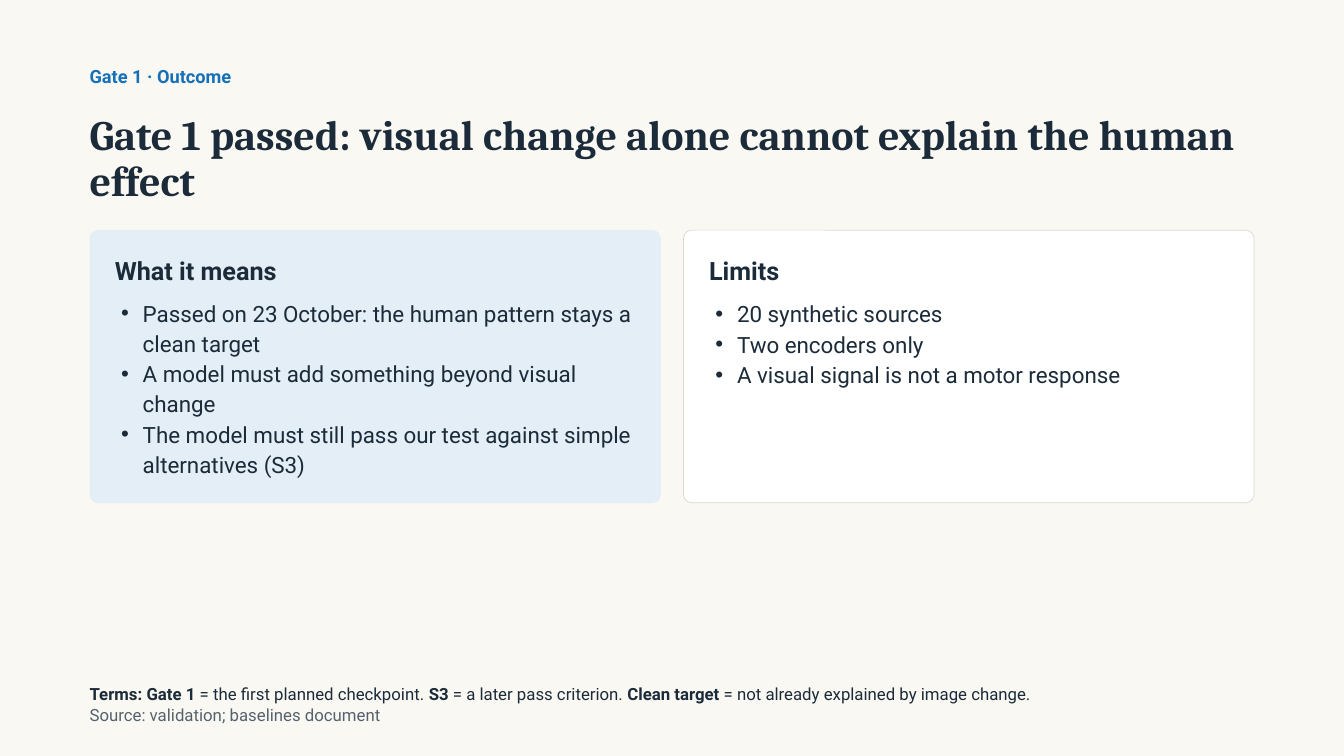
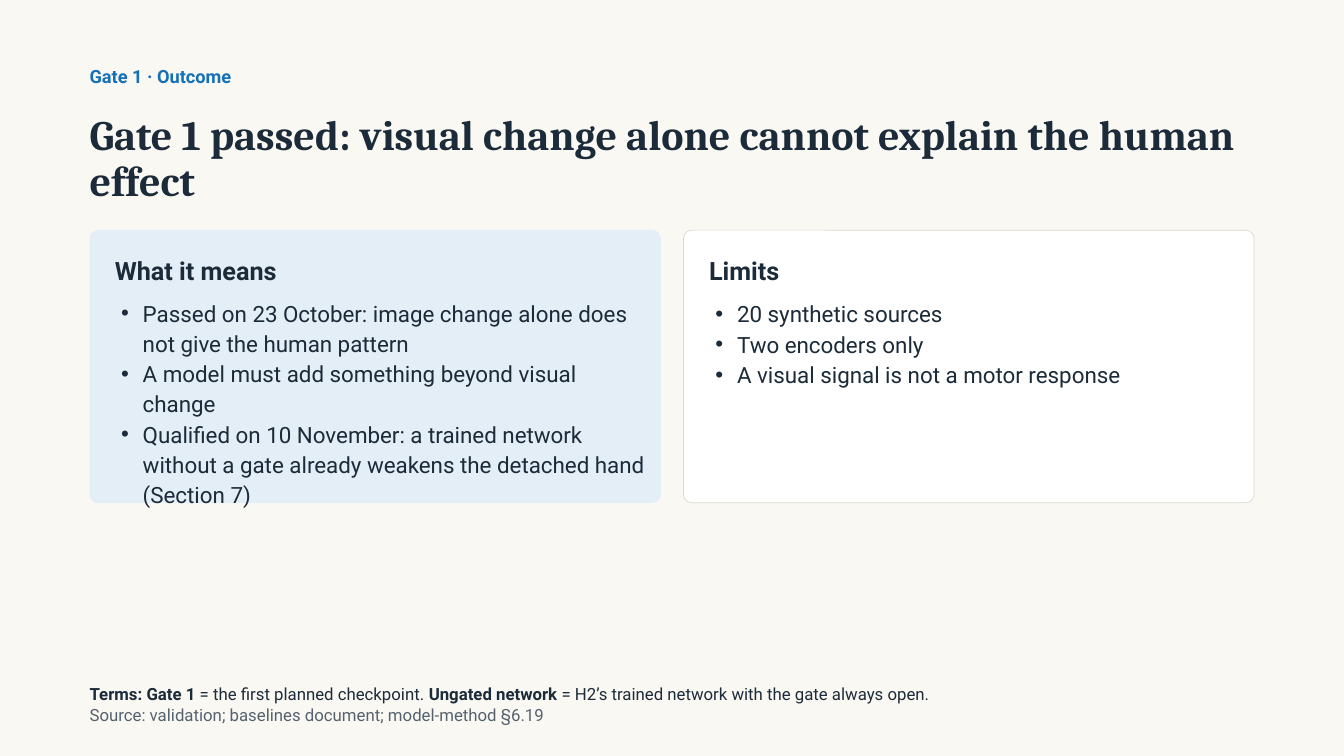
Before and after one commit to emrecandir9/TRDP, a slide deck: slide 48 of docs/TRDP Study Progress.pptx. Drawn at 1344x756 pixels with LibreOffice and Linux fonts; fonts in the diff are those of the drawing. Boxes give left, top, right and bottom in pixels: in the first picture for what was removed or moved away, otherwise in the second. Text is boxed around its words. In the diff, an @@ line names an element or a change of style, - is before the commit and + after.

```diff
--- a/docs/TRDP Study Progress.pptx
+++ b/docs/TRDP Study Progress.pptx
@@ text at (x1=143, y1=305, x2=627, y2=357): text changed @@
-• Passed on 23 October: the human pattern stays a clean target
+• Passed on 23 October: image change alone does not give the human pattern
@@ text at (x1=143, y1=426, x2=644, y2=478): text changed @@
-• The model must still pass our test against simple alternatives (S3)
+• Qualified on 10 November: a trained network without a gate already weakens the detached hand (Section 7)
@@ text at (x1=90, y1=687, x2=930, y2=725): text changed @@
-Terms: Gate 1 = the first planned checkpoint. S3 = a later pass criterion. Clean target = not already explained by image change.
-Source: validation; baselines document
+Terms: Gate 1 = the first planned checkpoint. Ungated network = H2’s trained network with the gate always open.
+Source: validation; baselines document; model-method §6.19
```
Also in this commit, not shown: 13 other slides changed, 9 slides added, 2 other files.
